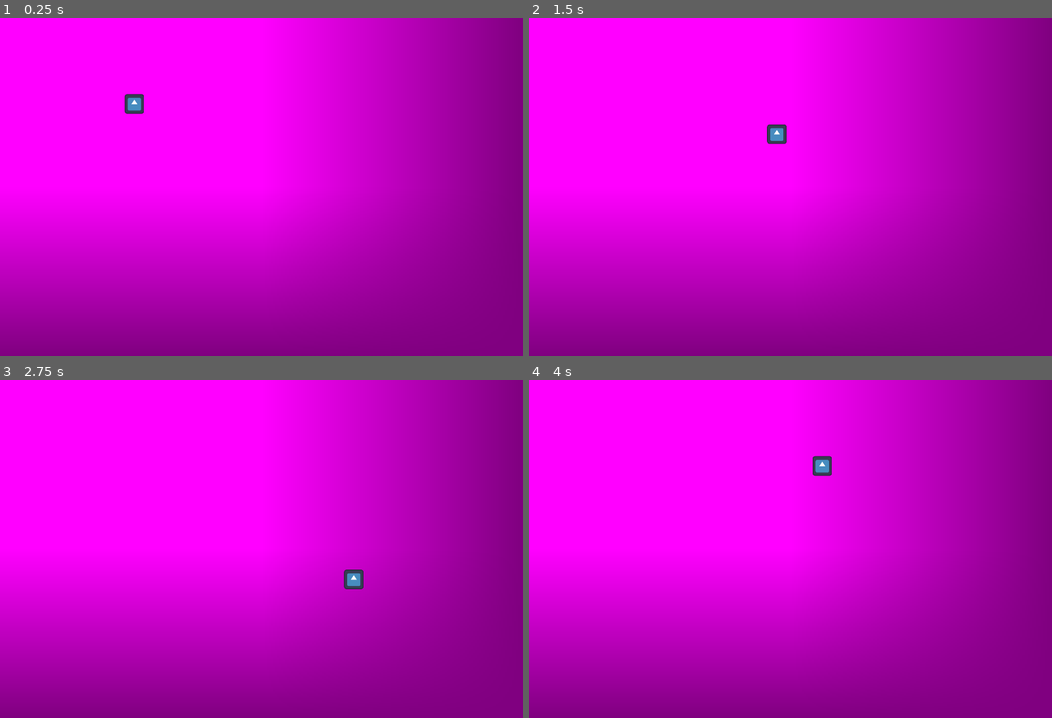
Above: before the commit, frames 1-4 (two rows, left to right).
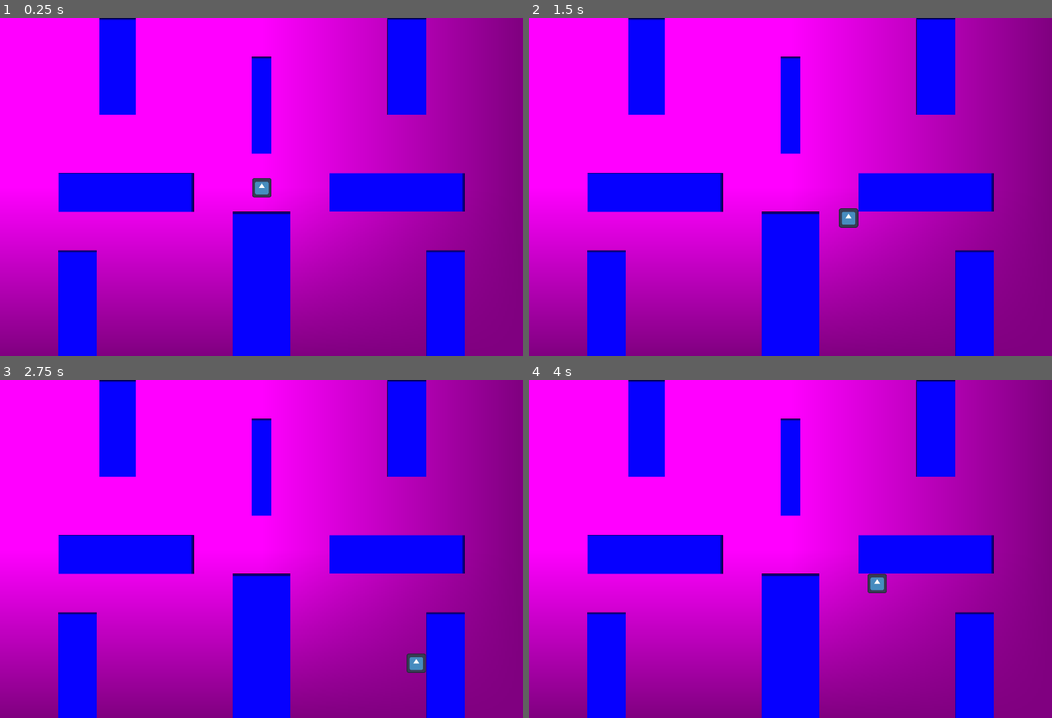
Above: after the commit, the same moments.

Repository: pingram-3/citrus-hack-2025
Game: Godot game, scene res://Main.tscn
Two runs of this game, one before a commit and one after it. Both use one fixed random seed, a clock stepped at 60 frames per second and the inputs below. This scene is started directly instead of the project's main scene. The engine's default icon, where the game draws it, is replaced by a stand-in: a white triangle on a blue panel in a dark square.
Inputs:
- Up to frame 1 (0.25 s): no input
- Up to frame 2 (1.5 s): tap Enter at 0.5 s; hold D (right) 0.53-1.28 s; hold S (down) from 1.28 s (still down)
- Up to frame 3 (2.75 s): release S (down) at 2.03 s; hold D (right) from 2.03 s (still down)
- Up to frame 4 (4 s): release D (right) at 2.78 s; hold W (up) 2.78-3.53 s; hold A (left) from 3.53 s (still down)

The runs differ from the first frame. In frame 1, 21% of the frame differs, in the area x 11-89%, y 0-100%; in frame 2, 21%; in frame 3, 21%; in frame 4, 21%.

Commit message:
Add obstacles

Diff:
--- a/Main.tscn
+++ b/Main.tscn
@@ -8,5 +8,5 @@
 [node name="Level" parent="." instance=ExtResource("1_glv2v")]
 
 [node name="Player" parent="." instance=ExtResource("2_uu6xs")]
-position = Vector2(444, 284)
+position = Vector2(865, 561)
 scale = Vector2(0.5, 0.5)
--- a/level.tscn
+++ b/level.tscn
@@ -1,37 +1,44 @@
-[gd_scene load_steps=3 format=3 uid="uid://btjkbbl60rhjh"]
+[gd_scene load_steps=5 format=3 uid="uid://btjkbbl60rhjh"]
 
 [sub_resource type="PlaceholderTexture2D" id="PlaceholderTexture2D_5xgho"]
 
 [sub_resource type="RectangleShape2D" id="RectangleShape2D_u52ul"]
-size = Vector2(17.257502, 5825001)
+size = Vector2(17.257502, 6142190.5)
+
+[sub_resource type="PlaceholderTexture2D" id="PlaceholderTexture2D_u52ul"]
+size = Vector2(500, 200)
+
+[sub_resource type="RectangleShape2D" id="RectangleShape2D_vonw3"]
+size = Vector2(504.1316, 200.41489)
 
 [node name="Level" type="Node2D"]
 
 [node name="Sprite2D" type="Sprite2D" parent="."]
-scale = Vector2(1728, 1117)
+scale = Vector2(1728, 1120)
 texture = SubResource("PlaceholderTexture2D_5xgho")
 centered = false
 
 [node name="Bounds" type="Node2D" parent="."]
+metadata/_edit_lock_ = true
 
 [node name="WallTop" type="StaticBody2D" parent="Bounds"]
 
 [node name="CollisionShape2D" type="CollisionShape2D" parent="Bounds/WallTop"]
-position = Vector2(868.9999, -31.000004)
+position = Vector2(863.99994, -31.48438)
 scale = Vector2(100, 1e-05)
 shape = SubResource("RectangleShape2D_u52ul")
 
 [node name="WallBottom" type="StaticBody2D" parent="Bounds"]
 
 [node name="CollisionShape2D" type="CollisionShape2D" parent="Bounds/WallBottom"]
-position = Vector2(867.125, 1148.875)
+position = Vector2(867.125, 1150.7109)
 scale = Vector2(100, 1e-05)
 shape = SubResource("RectangleShape2D_u52ul")
 
 [node name="WallLeft" type="StaticBody2D" parent="Bounds"]
 
 [node name="CollisionShape2D" type="CollisionShape2D" parent="Bounds/WallLeft"]
-position = Vector2(-30.000002, 647.99994)
+position = Vector2(-31.000044, 647.99994)
 rotation = -1.5707964
 scale = Vector2(100, 1e-05)
 shape = SubResource("RectangleShape2D_u52ul")
@@ -40,7 +47,113 @@
 position = Vector2(-3, 2)
 
 [node name="CollisionShape2D" type="CollisionShape2D" parent="Bounds/Wall Right"]
-position = Vector2(1765.0001, 637)
+position = Vector2(1761.9688, 630)
 rotation = -1.5707964
 scale = Vector2(100, 1e-05)
 shape = SubResource("RectangleShape2D_u52ul")
+
+[node name="Sprite2D2" type="Sprite2D" parent="."]
+modulate = Color(0.023529412, 1, 1, 1)
+position = Vector2(864, 288)
+scale = Vector2(0.12800005, 1.5999999)
+texture = SubResource("PlaceholderTexture2D_u52ul")
+
+[node name="Area2D" type="StaticBody2D" parent="Sprite2D2"]
+position = Vector2(-0.0002522111, 0.27855155)
+
+[node name="CollisionShape2D" type="CollisionShape2D" parent="Sprite2D2/Area2D"]
+position = Vector2(-0.00024414063, -0.20748901)
+scale = Vector2(0.99999994, 0.99999994)
+shape = SubResource("RectangleShape2D_vonw3")
+
+[node name="Sprite2D3" type="Sprite2D" parent="."]
+modulate = Color(0.023529412, 1, 1, 1)
+position = Vector2(864, 879)
+scale = Vector2(0.384, 2.3899999)
+texture = SubResource("PlaceholderTexture2D_u52ul")
+
+[node name="Area2D" type="StaticBody2D" parent="Sprite2D3"]
+
+[node name="CollisionShape2D" type="CollisionShape2D" parent="Sprite2D3/Area2D"]
+position = Vector2(-0.00024414063, -0.20748901)
+shape = SubResource("RectangleShape2D_vonw3")
+
+[node name="Sprite2D4" type="Sprite2D" parent="."]
+modulate = Color(0.023529412, 1, 1, 1)
+position = Vector2(1311.7882, 576.31195)
+rotation = 1.5707964
+scale = Vector2(0.25479648, 2.2406461)
+texture = SubResource("PlaceholderTexture2D_u52ul")
+
+[node name="Area2D" type="StaticBody2D" parent="Sprite2D4"]
+
+[node name="CollisionShape2D" type="CollisionShape2D" parent="Sprite2D4/Area2D"]
+position = Vector2(-0.00024414063, -0.2074585)
+scale = Vector2(0.99999994, 0.99999994)
+shape = SubResource("RectangleShape2D_vonw3")
+
+[node name="Sprite2D5" type="Sprite2D" parent="."]
+modulate = Color(0.023529412, 1, 1, 1)
+position = Vector2(416.81442, 576.4284)
+rotation = 1.5707964
+scale = Vector2(0.2557444, 2.2363198)
+texture = SubResource("PlaceholderTexture2D_u52ul")
+
+[node name="Area2D" type="StaticBody2D" parent="Sprite2D5"]
+
+[node name="CollisionShape2D" type="CollisionShape2D" parent="Sprite2D5/Area2D"]
+position = Vector2(-0.00024414063, -0.20748901)
+scale = Vector2(0.99999994, 0.99999994)
+shape = SubResource("RectangleShape2D_vonw3")
+
+[node name="Sprite2D6" type="Sprite2D" parent="."]
+modulate = Color(0.023529412, 1, 1, 1)
+position = Vector2(1344, 160)
+scale = Vector2(0.25599983, 1.5999999)
+texture = SubResource("PlaceholderTexture2D_u52ul")
+
+[node name="Area2D" type="StaticBody2D" parent="Sprite2D6"]
+
+[node name="CollisionShape2D" type="CollisionShape2D" parent="Sprite2D6/Area2D"]
+position = Vector2(0, -0.20748138)
+scale = Vector2(0.9999999, 0.9999999)
+shape = SubResource("RectangleShape2D_vonw3")
+
+[node name="Sprite2D7" type="Sprite2D" parent="."]
+modulate = Color(0.023529412, 1, 1, 1)
+position = Vector2(387.99997, 160.25002)
+scale = Vector2(0.24, 1.5975)
+texture = SubResource("PlaceholderTexture2D_u52ul")
+
+[node name="Area2D" type="StaticBody2D" parent="Sprite2D7"]
+
+[node name="CollisionShape2D" type="CollisionShape2D" parent="Sprite2D7/Area2D"]
+position = Vector2(-0.00024414063, -0.20748138)
+scale = Vector2(0.99999994, 0.99999994)
+shape = SubResource("RectangleShape2D_vonw3")
+
+[node name="Sprite2D8" type="Sprite2D" parent="."]
+modulate = Color(0.023529412, 1, 1, 1)
+position = Vector2(256, 944)
+scale = Vector2(0.25599998, 1.7600003)
+texture = SubResource("PlaceholderTexture2D_u52ul")
+
+[node name="Area2D" type="StaticBody2D" parent="Sprite2D8"]
+
+[node name="CollisionShape2D" type="CollisionShape2D" parent="Sprite2D8/Area2D"]
+position = Vector2(-0.00024414063, -0.20748138)
+scale = Vector2(0.99999994, 0.99999994)
+shape = SubResource("RectangleShape2D_vonw3")
+
+[node name="Sprite2D9" type="Sprite2D" parent="."]
+modulate = Color(0.023529412, 1, 1, 1)
+position = Vector2(1472, 944)
+scale = Vector2(0.25600037, 1.760001)
+texture = SubResource("PlaceholderTexture2D_u52ul")
+
+[node name="Area2D" type="StaticBody2D" parent="Sprite2D9"]
+
+[node name="CollisionShape2D" type="CollisionShape2D" parent="Sprite2D9/Area2D"]
+position = Vector2(0, -0.2074585)
+scale = Vector2(0.9999998, 0.9999998)
+shape = SubResource("RectangleShape2D_vonw3")
